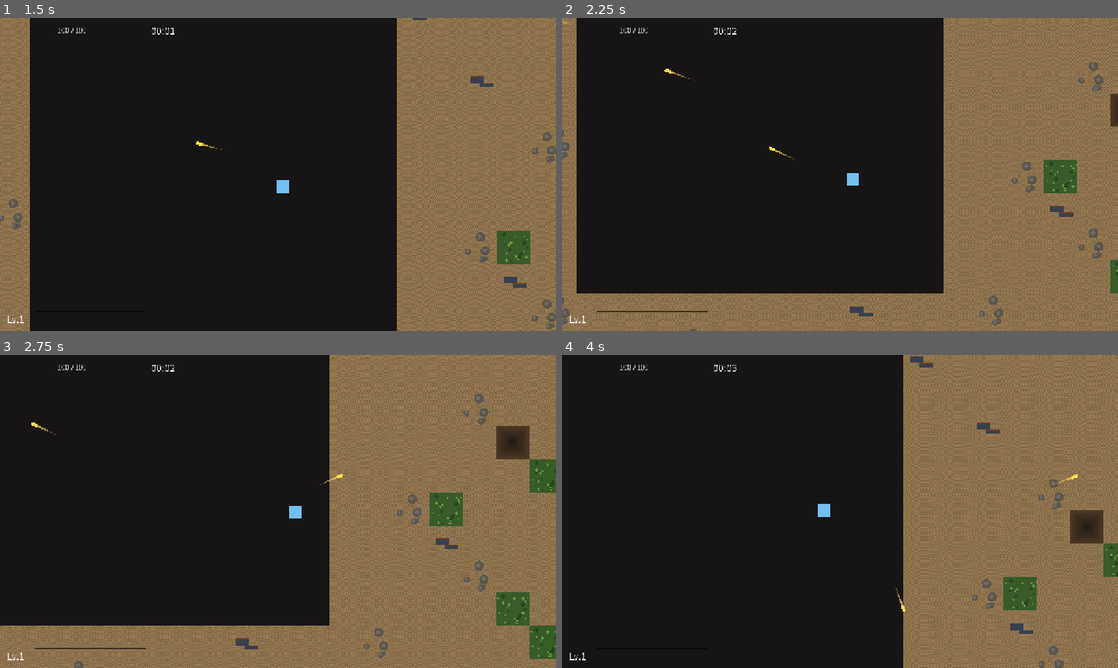
Above: before the commit, frames 1-4 (two rows, left to right).
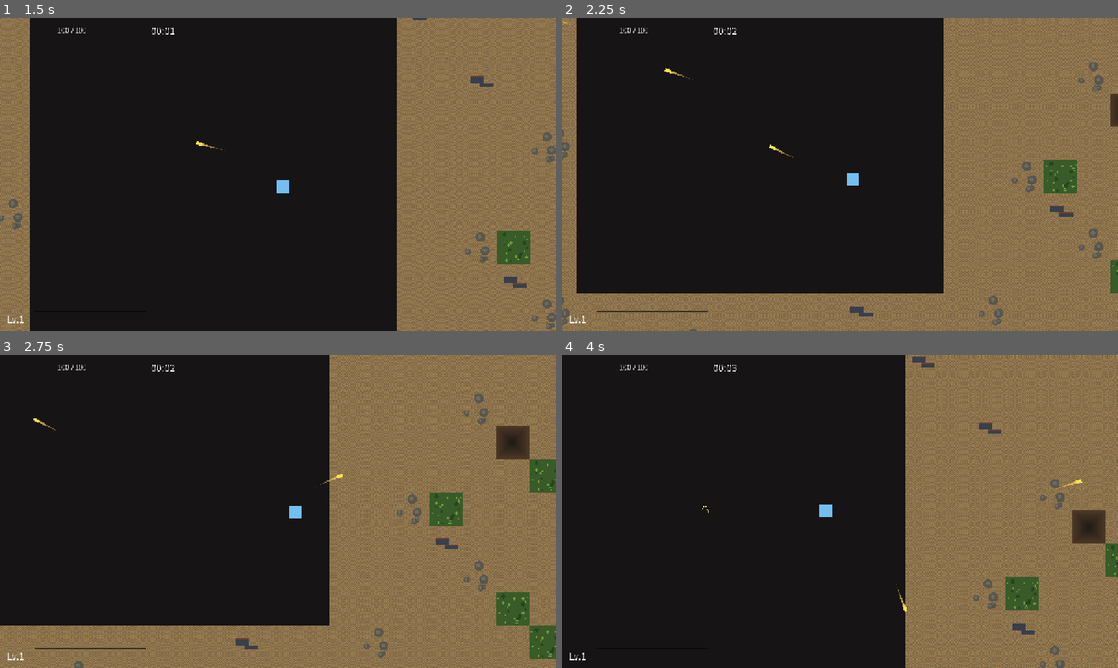
Above: after the commit, the same moments.

Repository: godlikeking/Wasteland-Overdrive
Game: Godot game, scene res://scenes/main.tscn
The game is run twice, just before and just after one commit, with the same random seed, the same clock (stepped at 60 frames per second) and the same inputs.
Inputs:
- Up to frame 1 (1.5 s): tap Enter at 0.5 s; hold D (move_right) 0.53-1.28 s; hold S (move_down) from 1.28 s (still down)
- Up to frame 2 (2.25 s): release S (move_down) at 2.03 s; hold D (move_right) from 2.03 s (still down)
- Up to frame 3 (2.75 s): keep holding D (move_right)
- Up to frame 4 (4 s): release D (move_right) at 2.78 s; hold W (move_up) 2.78-3.53 s; hold A (move_left) from 3.53 s (still down)

Frame 1 is identical in both runs. In frame 2, less than 0.1% of the frame differs, in the area x 18-43%, y 16-46%; in frame 3, less than 0.1%; in frame 4, 8.5%, in the area x 25-100%, y 0-100%.

Commit message:
debug(enemy): print path_size + speed to isolate 'frozen chaser'
If the chaser is still static after the per-frame target refresh,
this tells us whether nav_agent is null, the path is empty, or
speed is 0. Remove once cause is known.

Diff:
--- a/scripts/enemy.gd
+++ b/scripts/enemy.gd
@@ -16,6 +16,7 @@
 var swamp_slow: float = 1.0   # toxic swamp slow multiplier
 var _repath_accum: float = 0.0
 var _nav_warmup: float = 0.4
+var _debug_printed: bool = false
 const REPATH_INTERVAL: float = 0.3
 
 # Behavior runtime state
@@ -92,6 +93,15 @@
 	_maybe_repath(delta)
 	var dir: Vector2 = _steer_dir()
 	velocity = dir * _effective_speed()
+	if not _debug_printed:
+		_debug_printed = true
+		print("[Enemy] pos=%s player=%s dir=%s vel=%s speed=%s nav_agent=%s path_size=%d warmup=%s hp=%s" % [
+			str(global_position), str(_player.global_position), str(dir),
+			str(velocity), str(_effective_speed()),
+			"null" if nav_agent == null else "ok",
+			nav_agent.get_current_navigation_path().size() if nav_agent else -1,
+			str(_nav_warmup), str(hp)
+		])
 	move_and_slide()
 	_apply_contact_damage()
 
@@ -225,12 +235,16 @@
 	# Always refresh the target every frame — cheap, and avoids the
 	# 0.3s-stale target issue when the player moves.
 	nav_agent.target_position = _player.global_position
-	if nav_agent.is_navigation_finished():
+	# Trust get_current_navigation_path().size() over is_navigation_finished():
+	# the latter can return false while get_next_path_position() still
+	# returns the agent's own position (mid-computation). If the path
+	# array has fewer than 2 points (no start + end), we don't have a
+	# real path yet.
+	var path: PackedVector2Array = nav_agent.get_current_navigation_path()
+	if path.size() < 2:
 		return (_player.global_position - global_position).normalized()
 	var next: Vector2 = nav_agent.get_next_path_position()
 	var d: Vector2 = next - global_position
 	if d.length_squared() < 1.0:
-		# First-frame or path-empty: chase directly. The next frame will
-		# have a real path because target_position was just set.
 		return (_player.global_position - global_position).normalized()
 	return d.normalized()
